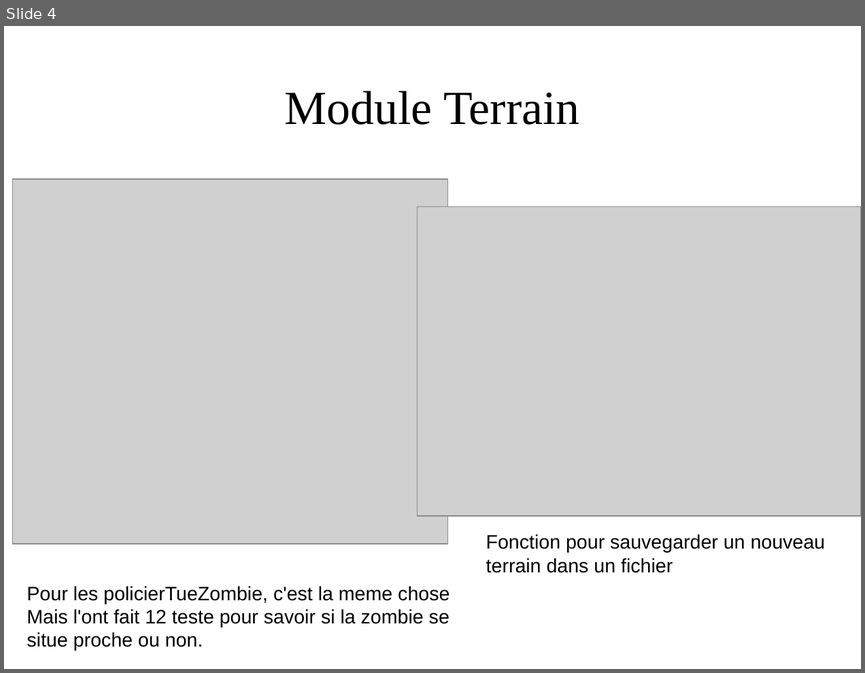
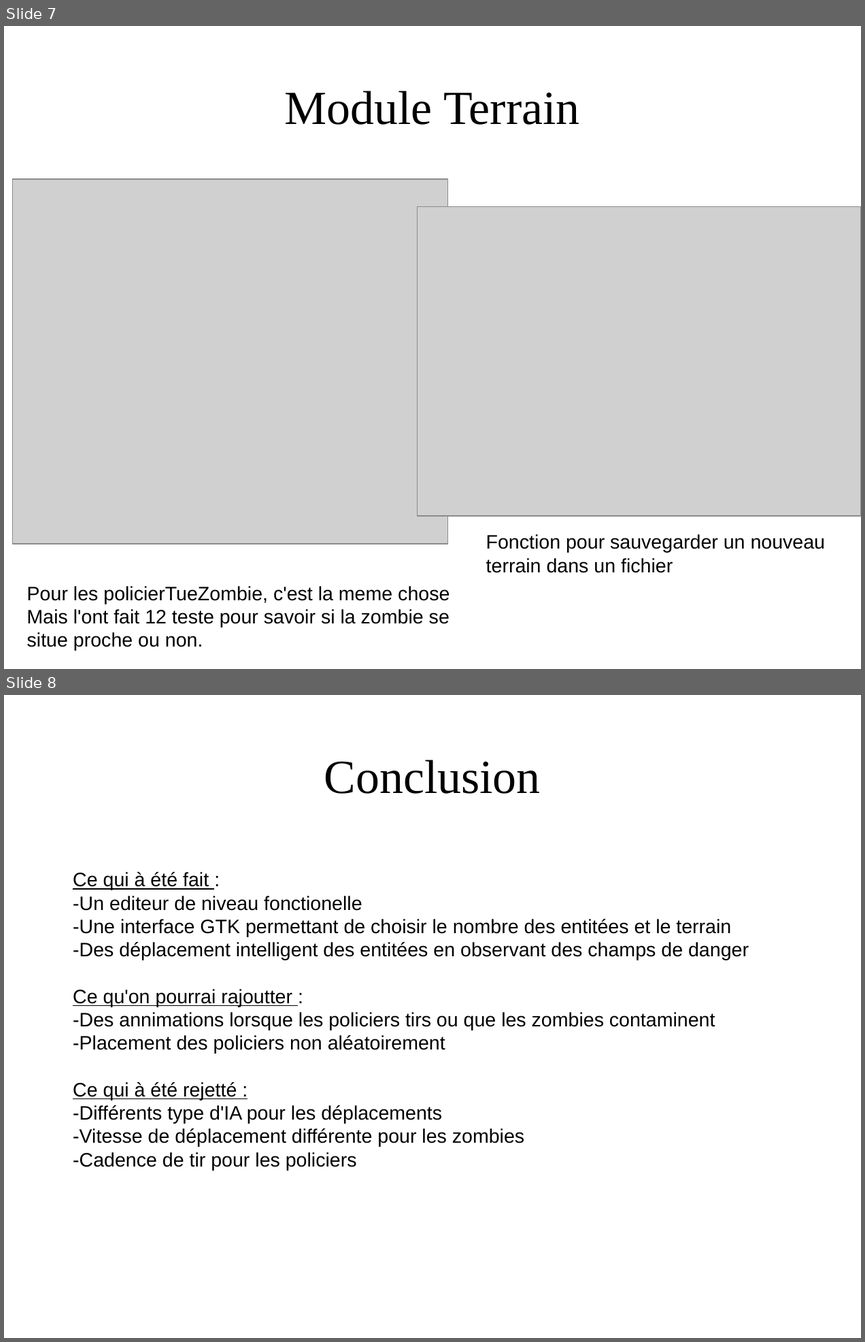
Before and after one commit to HijackHornet/Simulation-Zombies-Vs-Humains, a slide deck: doc/Présentation Projet LIF7.odp. Shown one above the other, each under a label of ours: slide 4 before the commit, slides 7 and 8 after it. The pictures are 865x673 and 865x1342 pixels, drawn with LibreOffice and Linux fonts; fonts in the diff are those of the drawing; grey boxes stand for pictures; background and template pictures are left out. Boxes give left, top, right and bottom in pixels: in the first picture for what was removed or moved away, otherwise in the second. Text is boxed around its words. In the diff, an @@ line names an element or a change of style, - is before the commit and + after.

```diff
--- a/doc/Présentation Projet LIF7.odp
+++ b/doc/Présentation Projet LIF7.odp
@@ slide 8 added at (4,695,861,1338), background picture (left out) @@
@@ title added at (324,760,541,794), 44 pt, text #000000 @@
+Conclusion
@@ text added at (73,872,749,1147), 18 pt, text #000000 @@
+Ce qui à été fait :
+-Un editeur de niveau fonctionelle
+-Une interface GTK permettant de choisir le nombre des entitées et le terrain
+-Des déplacement intelligent des entitées en observant des champs de danger
+Ce qu'on pourrai rajoutter :
+-Des annimations lorsque les policiers tirs ou que les zombies contaminent
+-Placement des policiers non aléatoirement
+Ce qui à été rejetté :
+-Différents type d'IA pour les déplacements
+-Vitesse de déplacement différente pour les zombies
+-Cadence de tir pour les policiers
@@ what was slide 4 is now slide 7 @@
```
Also in this commit, not shown: 1 slide changed, 2 other slides added.
